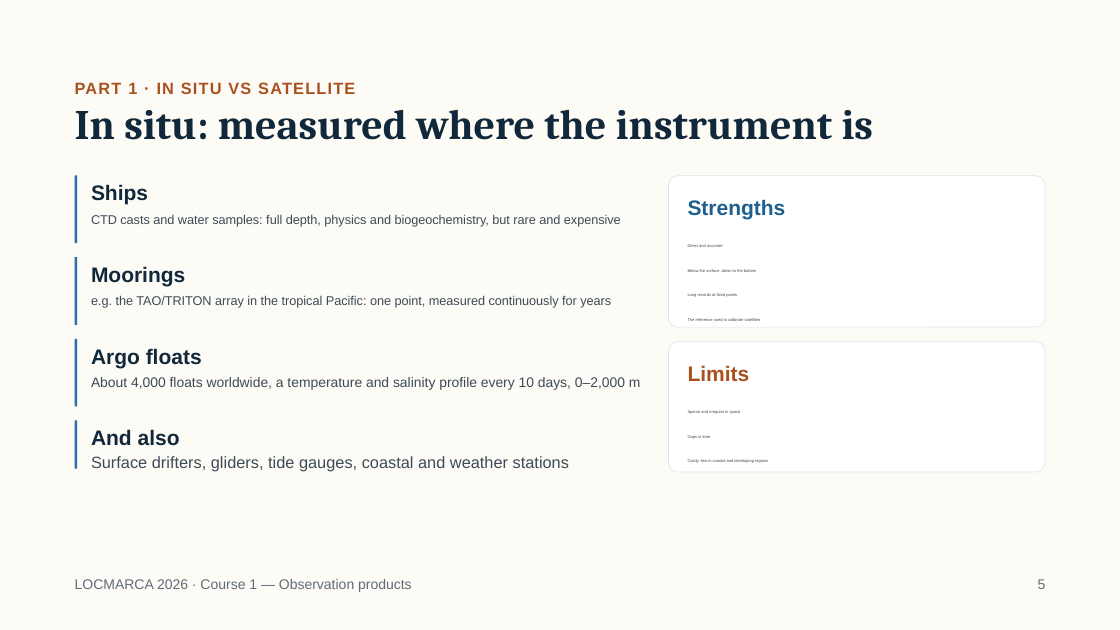
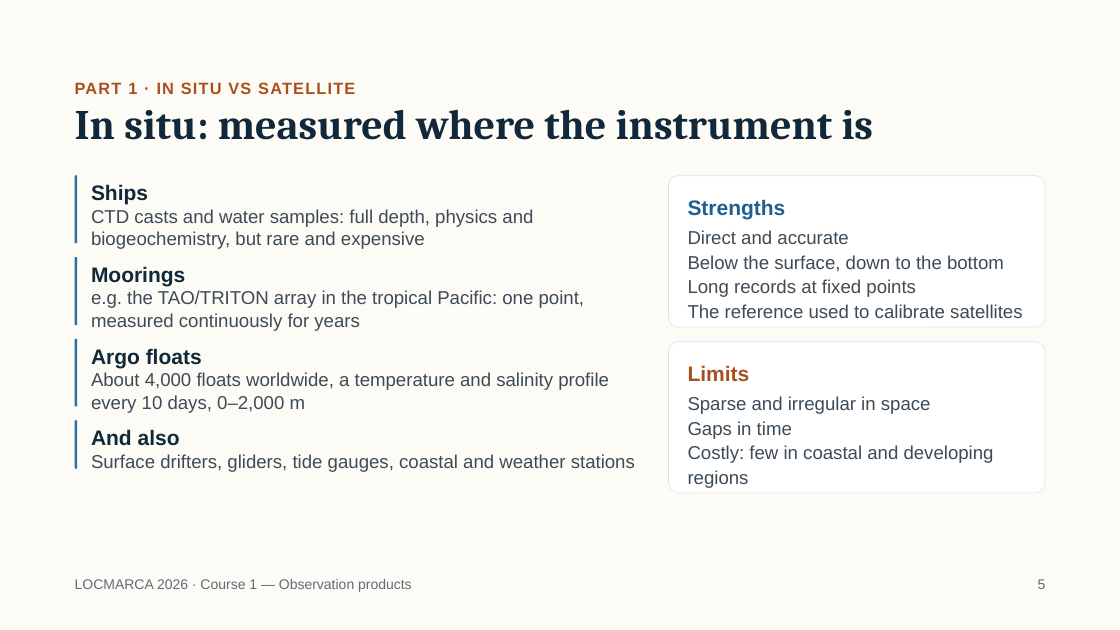
Before and after one commit to gcambon/script-locmarca, a slide deck: slide 6 of Courses/01_course_observation_products.pptx (slide 5 before the commit). Drawn at 1120x630 pixels with LibreOffice and Linux fonts; fonts in the diff are those of the drawing. Boxes give left, top, right and bottom in pixels: in the first picture for what was removed or moved away, otherwise in the second. Text is boxed around its words. In the diff, an @@ line names an element or a change of style, - is before the commit and + after.

```diff
--- a/Courses/01_course_observation_products.pptx
+++ b/Courses/01_course_observation_products.pptx
@@ text "CTD casts and water samples: ..." at <box>91,209,533,249</box>: size 10.8 to 16 pt @@
@@ text "Direct and accurate" at <box>688,230,1022,318</box>: size 3.5 to 16 pt @@
@@ text "e.g. the TAO/TRITON array in ..." at <box>91,290,585,331</box>: size 10.8 to 16 pt @@
@@ rounded rectangle: place and size @@
-rounded rectangle at <box>669,342,1045,472</box>
+rounded rectangle at <box>669,342,1045,493</box>
@@ text "About 4,000 floats worldwide, a ..." at <box>91,372,609,413</box>: size 11.9 to 16 pt @@
@@ text "Sparse and irregular in space" at <box>688,396,994,463</box>: size 3.5 to 16 pt @@
@@ text "Surface drifters, gliders, tide gauges, ..." at <box>91,454,635,472</box>: size 14 to 16 pt @@
```
Also in this commit, not shown: 14 other slides changed, 5 other files.
